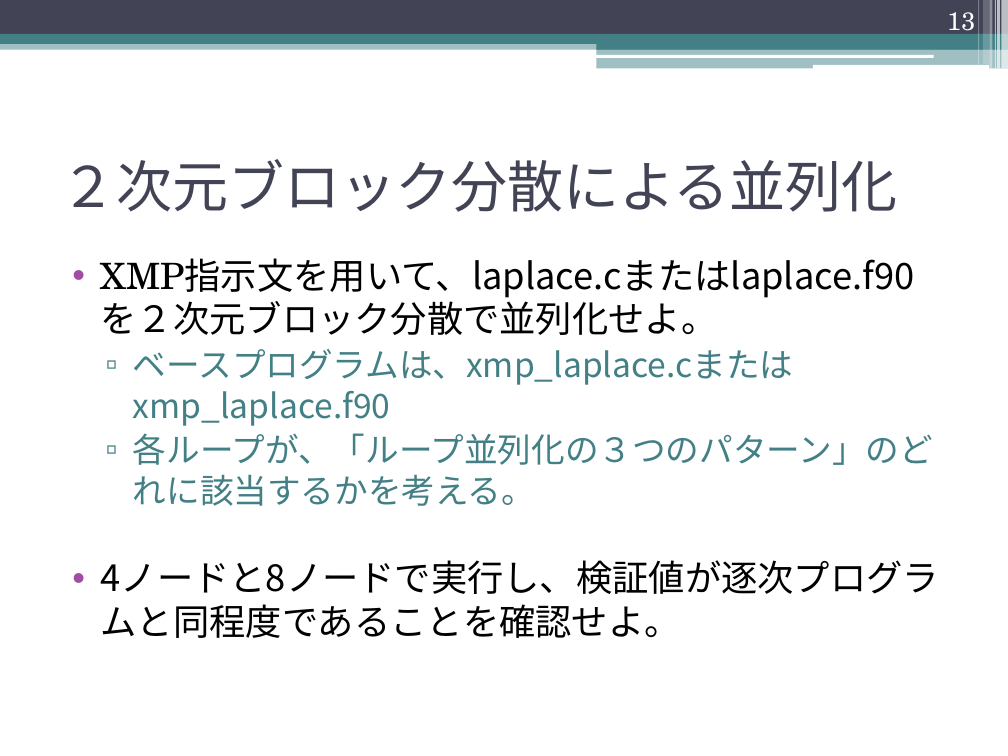
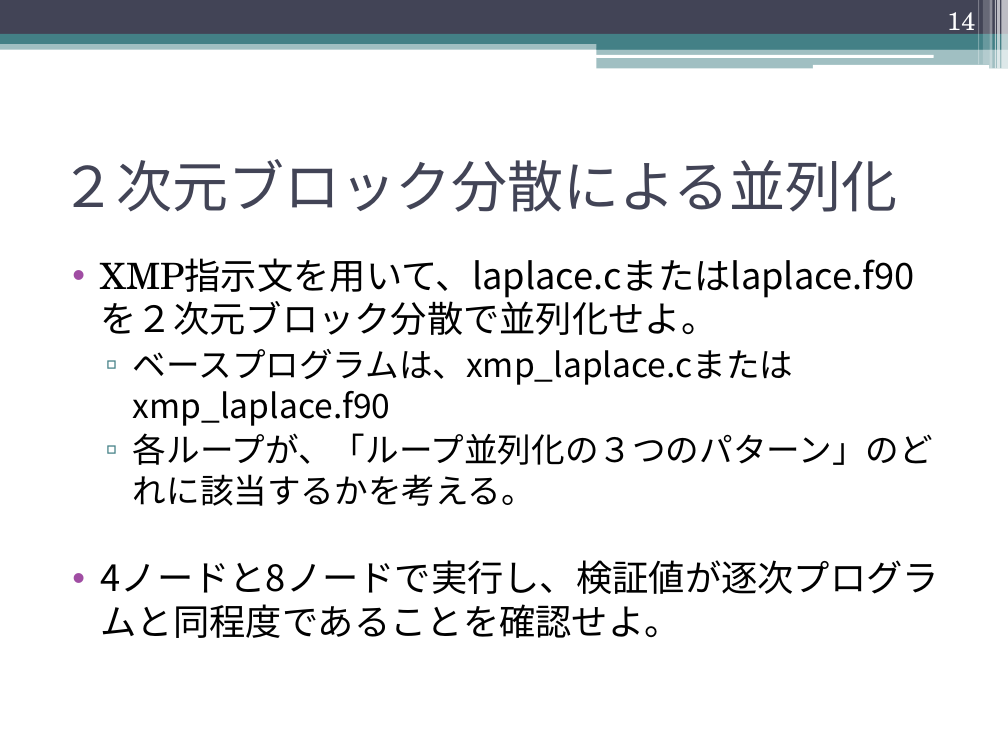
Before and after one commit to XcalableMP/Lecture, a slide deck: slide 14 of beginner/2.globalview.pptx (slide 13 before the commit). Drawn at 1008x756 pixels with LibreOffice and Linux fonts; fonts in the diff are those of the drawing. Boxes give left, top, right and bottom in pixels: in the first picture for what was removed or moved away, otherwise in the second. Text is boxed around its words. In the diff, an @@ line names an element or a change of style, - is before the commit and + after.

```diff
--- a/beginner/2.globalview.pptx
+++ b/beginner/2.globalview.pptx
@@ page number at (x1=947, y1=12, x2=975, y2=38): text changed @@
-13
+14
@@ text at (x1=133, y1=349, x2=933, y2=506): text colour #438086 to #000000 in "ベースプログラムは、xmp_laplace.cまたはxmp_laplace.f90", "各ループが、「ループ並列化の３つのパターン」のどれに該当するかを考える。" @@
```
Also in this commit, not shown: 9 other slides changed, 1 slide added, 1 slide removed, 1 other file.
